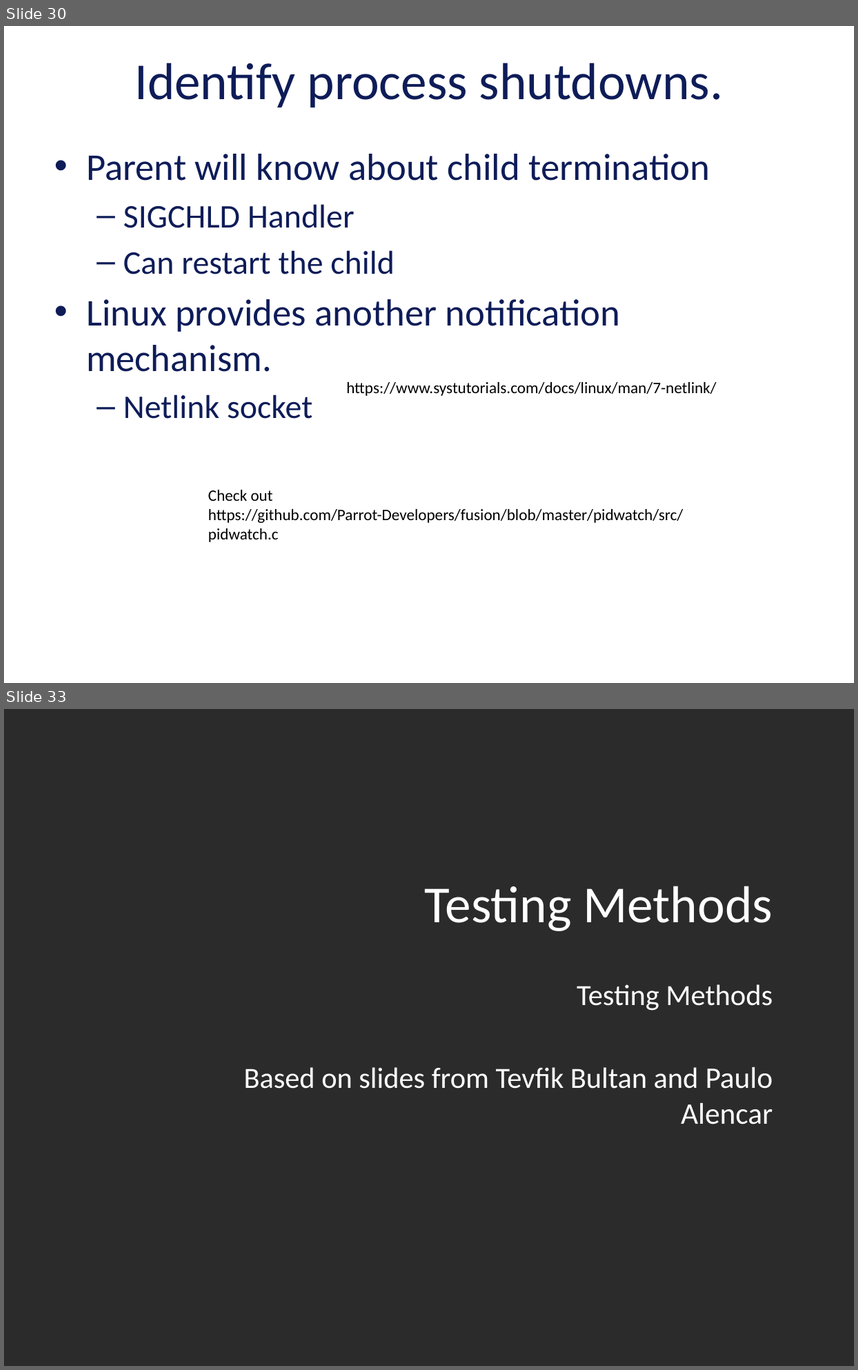
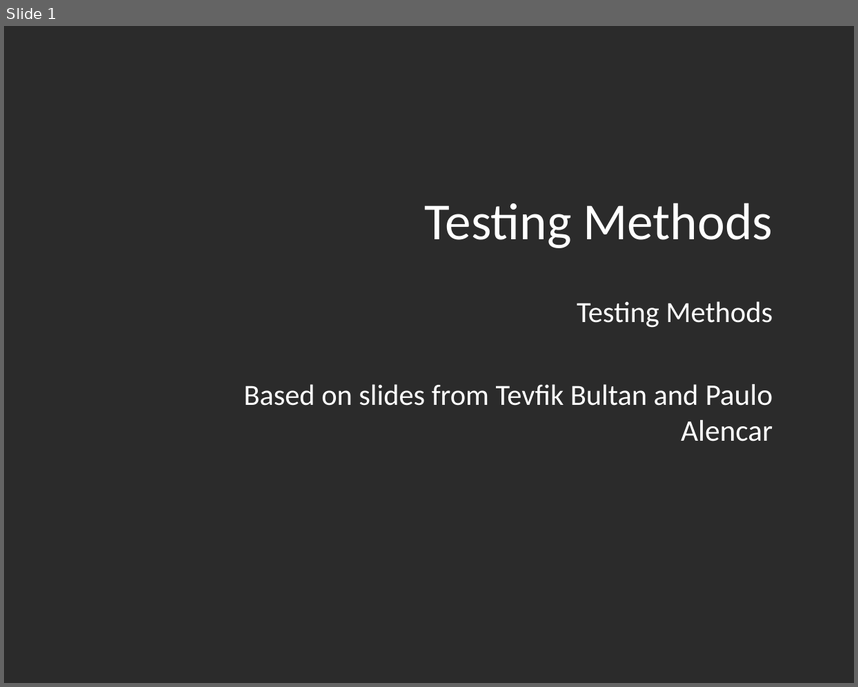
Before and after one commit to vu-resilient-distributed-systems/lectures-fall-2019, a slide deck: Module-4-Finding-Failures/04_01-testing.pptx. Shown one above the other, each under a label of ours: slides 30 and 33 before the commit, slide 1 after it; the slides between them are not shown. The pictures are 858x1370 and 858x687 pixels, drawn with LibreOffice and Linux fonts; fonts in the diff are those of the drawing; background and template pictures are left out; a plain dark background stands for a picture behind light text. Boxes give left, top, right and bottom in pixels: in the first picture for what was removed or moved away, otherwise in the second. Text is boxed around its words. In the diff, an @@ line names an element or a change of style, - is before the commit and + after.

```diff
--- a/Module-4-Finding-Failures/04_01-testing.pptx
+++ b/Module-4-Finding-Failures/04_01-testing.pptx
@@ slide 30 removed at <box>4,26,854,683</box>, background picture (left out) @@
@@ title removed at <box>134,63,723,107</box> @@
-Identify process shutdowns.
@@ text removed at <box>86,154,711,419</box> @@
-• Parent will know about child termination
-  – SIGCHLD Handler
-  – Can restart the child
-• Linux provides another notification mechanism.
-  – Netlink socket
@@ text removed at <box>346,382,716,396</box> @@
-https://www.systutorials.com/docs/linux/man/7-netlink/
@@ text removed at <box>208,490,683,542</box> @@
-Check out https://github.com/Parrot-Developers/fusion/blob/master/pidwatch/src/pidwatch.c
@@ what was slide 33 is now slide 1 @@
```
Also in this commit, not shown: 31 other slides removed, 1 other file.
